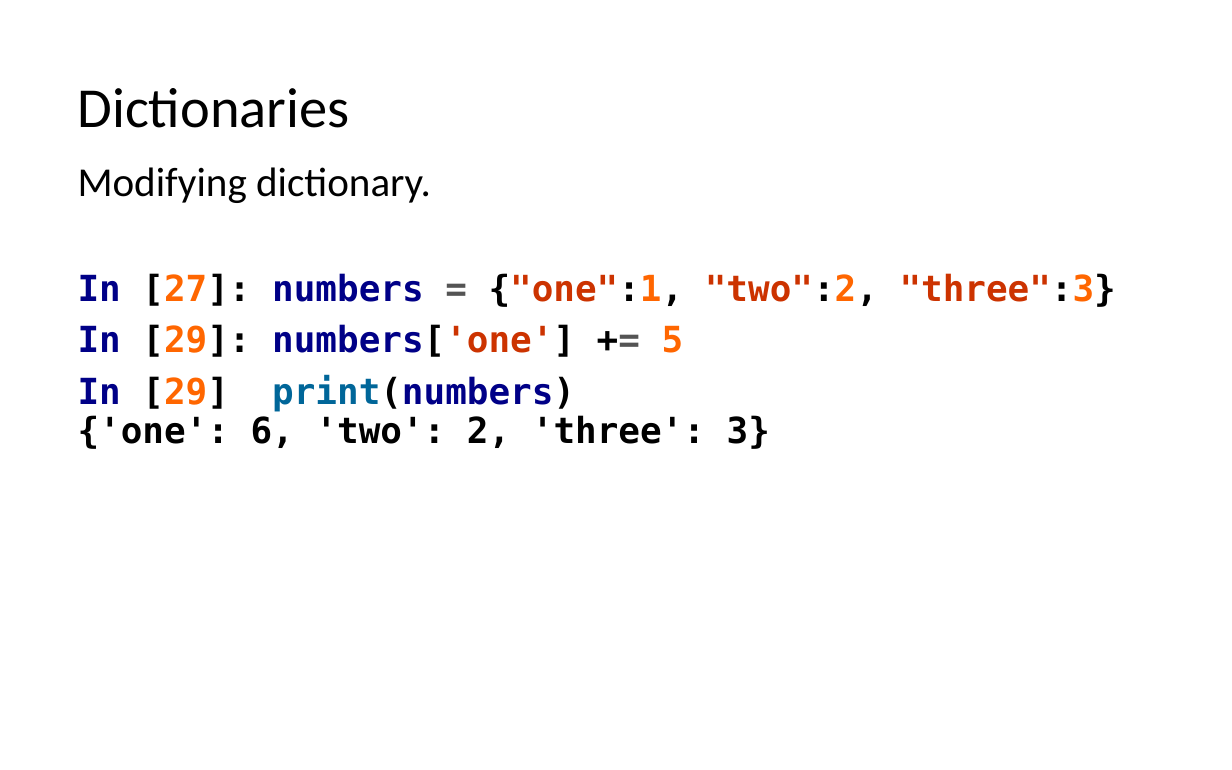
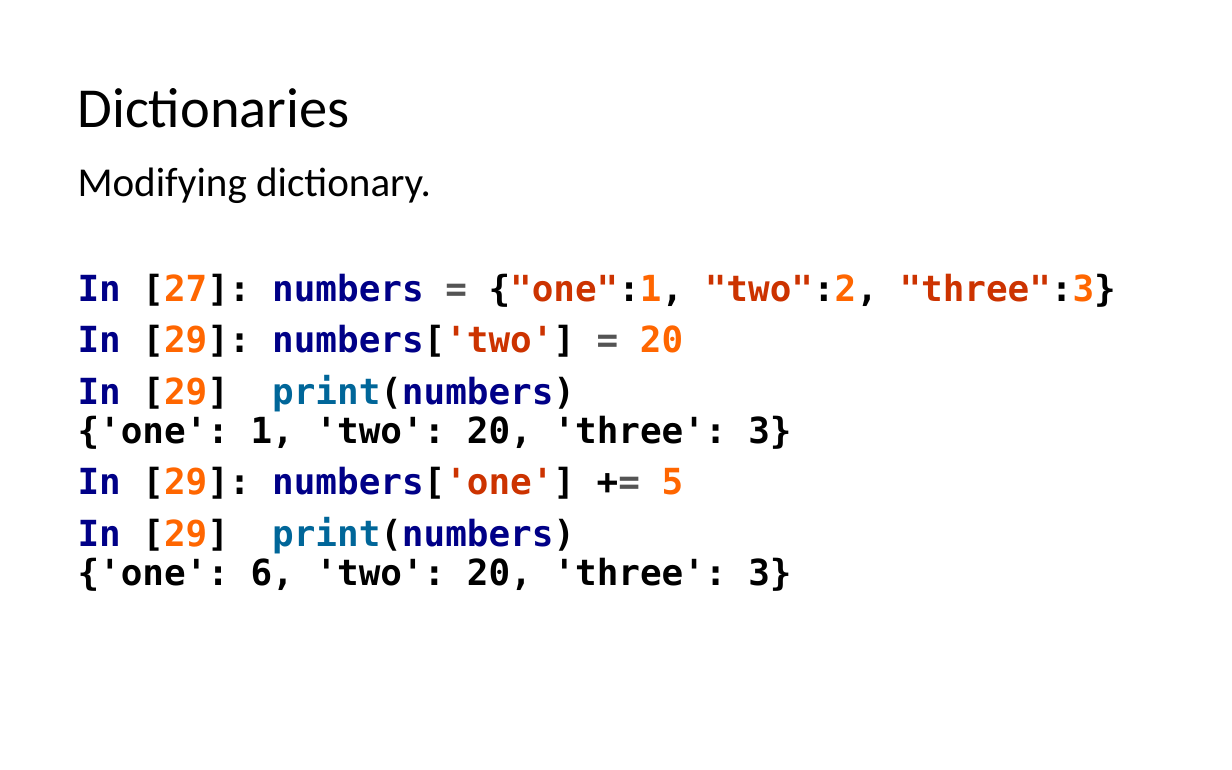
Before and after one commit to LongBaoNguyen/longbaonguyen.github.io, a slide deck: slide 19 of courses/apcsp/lect7.pptx (slide 14 before the commit). Drawn at 1232x770 pixels with LibreOffice and Linux fonts; fonts in the diff are those of the drawing. Boxes give left, top, right and bottom in pixels: in the first picture for what was removed or moved away, otherwise in the second. Text is boxed around its words. In the diff, an @@ line names an element or a change of style, - is before the commit and + after.

```diff
--- a/courses/apcsp/lect7.pptx
+++ b/courses/apcsp/lect7.pptx
@@ text at [78, 324, 791, 449]: paragraphs added @@
+In [29]: numbers['two'] = 20
+In [29] print(numbers)
+{'one': 1, 'two': 20, 'three': 3}
@@ text at [78, 517, 791, 591]: text changed @@
-In [29] print(numbers)
-{'one': 6, 'two': 2, 'three': 3}
+In [29] print(numbers)
+{'one': 6, 'two': 20, 'three': 3}
```
Also in this commit, not shown: 8 other slides changed, 7 slides added, 2 other files.
